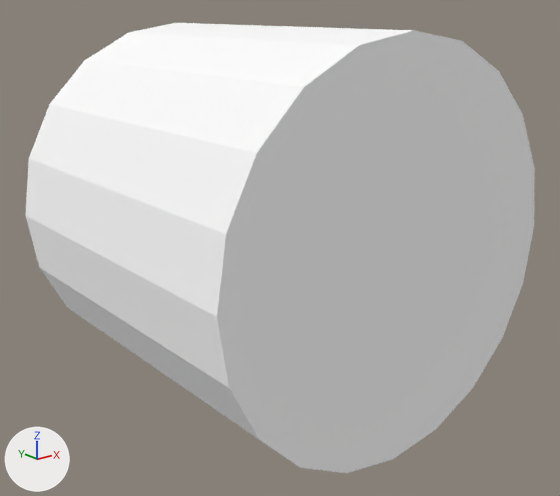
The glTF model exports/glb/Frame hardwood/Frame hardwood drawbore peg__n16.glb as it was, and as the next commit left it.
Before and after are seen from a camera (50 mm lens) standing at (-1.8845, 2.5186, 3.9908) and looking at (-1.8151, 2.6055, 3.956). Lighting does not change. The marker at lower left points along +X, +Y and +Z. The picture after the commit comes second. Where no turn or scale is listed for an object, it has been applied to the vertices.

In view in the first picture: 'Frame hardwood drawbore peg'.
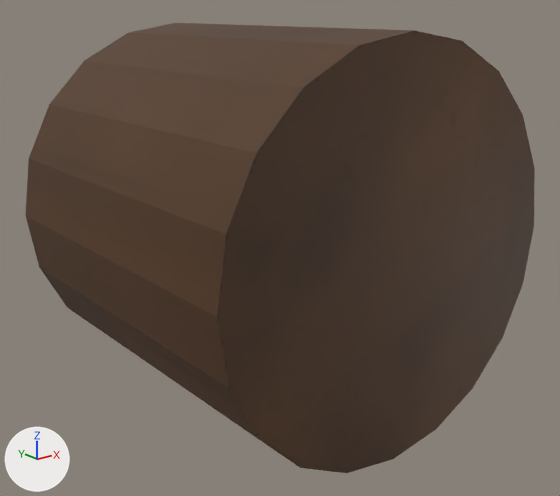
Changed parts and their boxes (x1, y1, x2, y2) in the pictures (560 x 496 px):
'Frame hardwood drawbore peg', recoloured (white to brown): (25, 23, 535, 473) in both

What the commit changed:
Picture 'BC_g08_s0_Frame hardwood drawbore peg' (img_bc_g08_s0_frame_hardwood_drawbore_peg) is new.
Picture 'ORM_g08_s0_Frame hardwood drawbore peg' (img_orm_g08_s0_frame_hardwood_drawbore_peg) is new.
Material 'BAKED_g08_s0_Frame hardwood drawbore peg' (mat_baked_g08_s0_frame_hardwood_drawbore_peg) is new.
Uses the picture img_bc_g08_s0_frame_hardwood_drawbore_peg.
Uses the picture img_orm_g08_s0_frame_hardwood_drawbore_peg.
me_cylinder_099 has 40 vertices, 76 faces and spans x -0.028..0.028, y -0.026..0.026, z -0.028..0.028.
me_cylinder_099 no longer uses material mat_craft_timber___frame___z (white #ffffff).
me_cylinder_099 gains material mat_baked_g08_s0_frame_hardwood_drawbore_peg.
